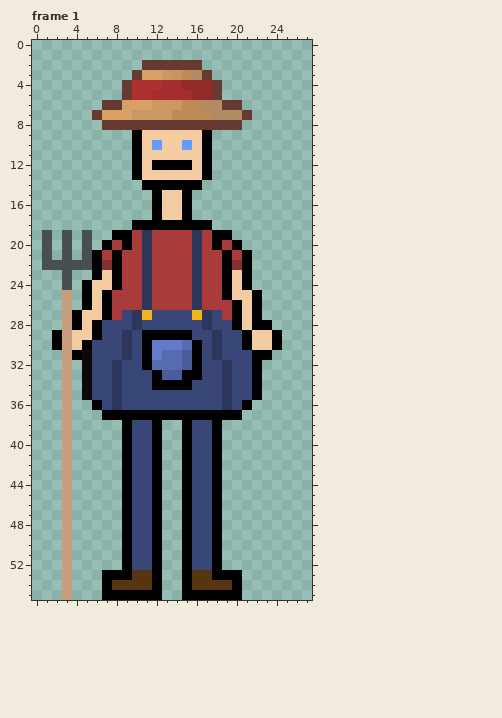
File history of a pixel-art file, Content/FarmerIdle.aseprite. Above is the file before it was changed.
28x56 pixels, 1 frame. Shown: frame 1. The commit also changed other frames, which this record leaves out.
Now the later version:
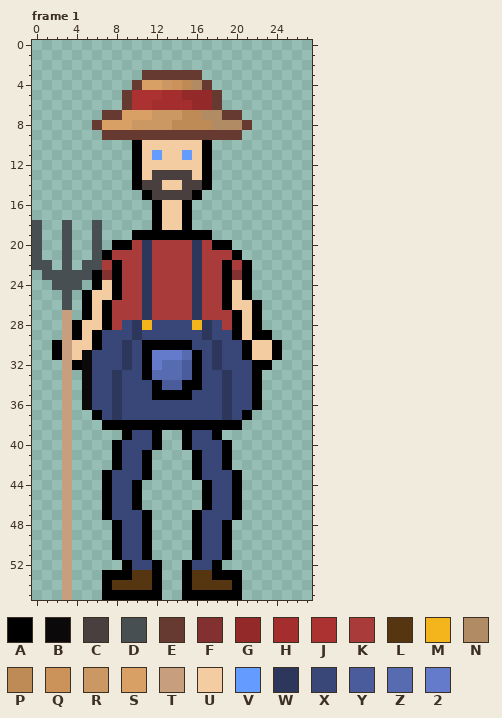
Palette (. is transparent): A #000000  B #0b0909  C #493f3f  D #474f52  E #663931  F #823030  G #932929  H #a42e2e  J #ac3232  K #a93b3b  L #563511  M #f4b41b  N #b18b63  P #be8b57  Q #cb9359  R #cb9864  S #d9a066  T #c79f7e  U #f4cca1  V #639bff  W #2d375b  X #394778  Y #4a5c9c  Z #576bb1  2 #647acb
From old to new:
--- frame 1
@@ x 0..27 @@
  1 ............................
- 2 ...........EEEEEE...........
- 3 ..........ESSRQPNE..........
- 4 .........EJJJHHGGGE.........
- 5 .........EJJHHHHGGE.........
- 6 .......EESSSRRRPPNNEE.......
- 7 ......ESSSRRRRPPPPNNNE......
- 8 .......EEEEEEEEEEEEEE.......
- 9 ..........AUUUUUUA..........
-10 ..........AUVUUVUA..........
-11 ..........AUUUUUUA..........
-12 ..........AUAAAAUA..........
-13 ..........AUUUUUUA..........
-14 ...........AAAAAA...........
-15 ............AUUA............
+ 2 ............................
+ 3 ...........EEEEEE...........
+ 4 ..........ESSRQPNE..........
+ 5 .........EJJJHHGGGE.........
+ 6 .........EJJHHHHGGE.........
+ 7 .......EESSSRRRPPNNEE.......
+ 8 ......ESSSRRRRPPPPNNNE......
+ 9 .......EEEEEEEEEEEEEE.......
+10 ..........AUUUUUUA..........
+11 ..........AUVUUVUA..........
+12 ..........AUUUUUUA..........
+13 ..........AUCCCCUA..........
+14 ..........ACCUUCCA..........
+15 ...........ACCCCA...........
 16 ............AUUA............
 17 ............AUUA............
-18 ..........AAAAAAAA..........
-19 .D.D.D..AAKWKKKKWKAA........
-20 .D.D.D.AKAKWKKKKWKAKA.......
-21 .D.D.DAKAKKWKKKKWKKAKA......
-22 .DDDDDAFAKKWKKKKWKKAFA......
-23 ...D..AUAKKWKKKKWKKAUA......
-24 ...D.AUUAKKWKKKKWKKAUA......
-25 ...T.AUAKKKWKKKKWKKAUUA.....
-26 ...T.AUAKKKWKKKKWKKKAUA.....
-27 ...TAUUAKXWMXXXXMWXKAUA.....
-28 ...TAUAXXXWXXXXXXWXXAUAA....
-29 ..ATUUAXXWXAAAAAXXWXXAUUA...
-30 ..ATUAXXXWXA222ZAXWXXAUUA...
-31 ...TABXXXWXA2ZZYAXWXXXAA....
-32 ...T.BXXWXXAZZZYAXXWXXA.....
-33 ...T.BXXWXXXAYYAAXXWXXA.....
-34 ...T.BXXWXXXAAAAXXXWXXA.....
-35 ...T.BXXWXXXXXXXXXXWXXA.....
-36 ...T..AXWXXXXXXXXXXWXA......
-37 ...T...AAAAAAAAAAAAAA.......
-38 ...T.....AXXA..AXXA.........
+18 D..D..D.....AUUA............
+19 D..D..D...AAAAAAAA..........
+20 D..D..D.AAKWKKKKWKAA........
+21 D..D..DAKKKWKKKKWKKKA.......
+22 DD.D.DDKAKKWKKKKWKKAKA......
+23 .DDDDDAFAKKWKKKKWKKAFA......
+24 ..DDD.AUAKKWKKKKWKKAUA......
+25 ...D.AUUAKKWKKKKWKKAUA......
+26 ...D.AUAKKKWKKKKWKKAUUA.....
+27 ...T.AUAKKKWKKKKWKKKAUA.....
+28 ...TAUUAKXWMXXXXMWXKAUA.....
+29 ...TAUAXXXWXXXXXXWXXAUAA....
+30 ..ATUUAXXWXAAAAAXXWXXAUUA...
+31 ..ATUBXXXWXA222ZAXWXXAUUA...
+32 ...TABXXXWXA2ZZYAXWXXXAA....
+33 ...T.BXXWXXAZZZYAXXWXXA.....
+34 ...T.BXXWXXXAYYAAXXWXXA.....
+35 ...T.BXXWXXXAAAAXXXWXXA.....
+36 ...T.BXXWXXXXXXXXXXWXXA.....
+37 ...T..AXWXXXXXXXXXXWXA......
+38 ...T...AAAAAAAAAAAAAA.......
 39 ...T.....AXXA..AXXA.........
-40 ...T.....AXXA..AXXA.........
-41 ...T.....AXXA..AXXA.........
-42 ...T.....AXXA..AXXA.........
-43 ...T.....AXXA..AXXA.........
-44 ...T.....AXXA..AXXA.........
-45 ...T.....AXXA..AXXA.........
-46 ...T.....AXXA..AXXA.........
-47 ...T.....AXXA..AXXA.........
-48 ...T.....AXXA..AXXA.........
-49 ...T.....AXXA..AXXA.........
-50 ...T.....AXXA..AXXA.........
-51 ...T.....AXXA..AXXA.........
+40 ...T....AXXXA..AXXXA........
+41 ...T....AXXA....AXXA........
+42 ...T....AXXA....AXXA........
+43 ...T...AXXXA....AXXXA.......
+44 ...T...AXXA......AXXA.......
+45 ...T...AXXA......AXXA.......
+46 ...T...AXXA......AXXA.......
+47 ...T...AXXXA....AXXXA.......
+48 ...T....AXXA....AXXA........
+49 ...T....AXXA....AXXA........
+50 ...T....AXXA....AXXA........
+51 ...T....AXXA....AXXA........
 52 ...T.....AXXA..AXXA.........
Changed places in both pictures, as pixel boxes (x1, y1, x2, y2):
changed: (32, 60, 282, 560)
